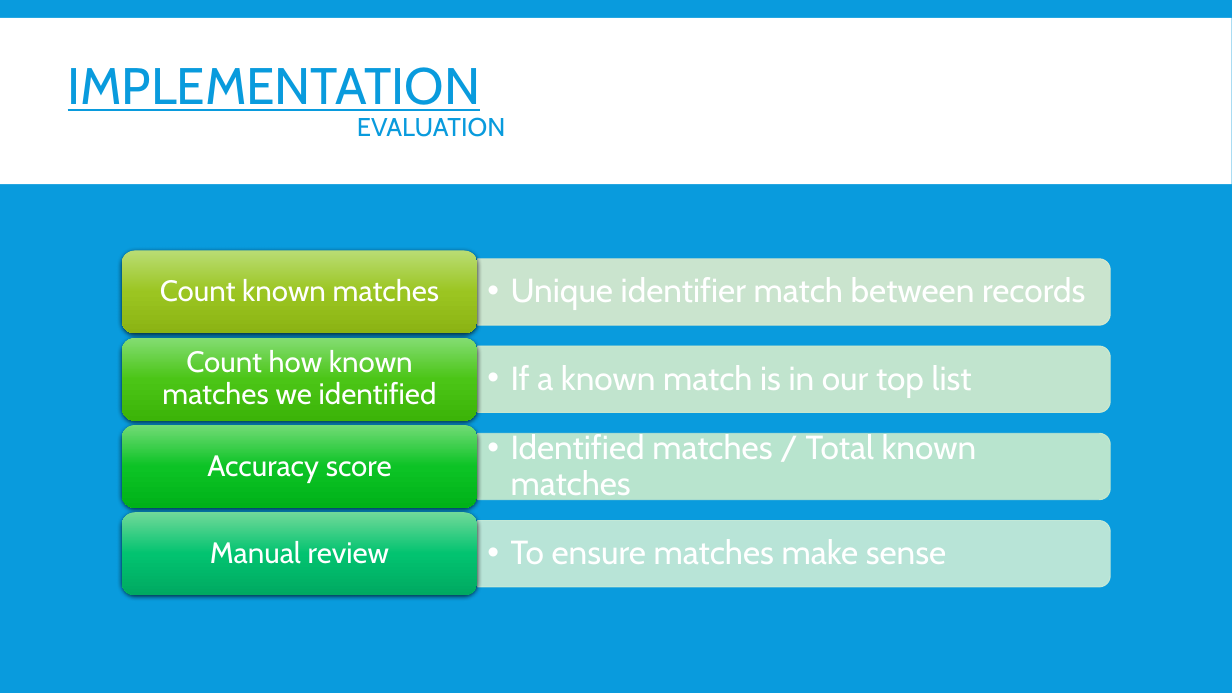
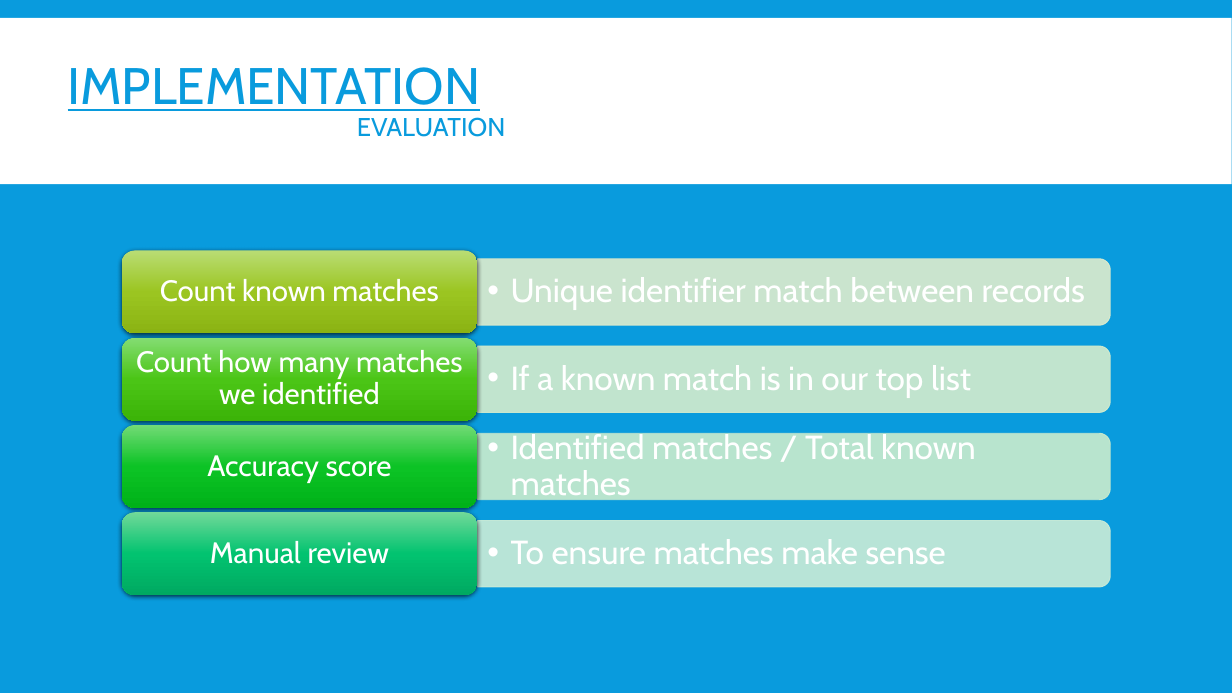
Before and after one commit to OryGregS/SeniorProject, a slide deck: slide 16 of docs/FuzzyRecordLinkage.pptx. Drawn at 1232x693 pixels with LibreOffice and Linux fonts; fonts in the diff are those of the drawing. Boxes give left, top, right and bottom in pixels: in the first picture for what was removed or moved away, otherwise in the second. Text is boxed around its words. In the diff, an @@ line names an element or a change of style, - is before the commit and + after.

```diff
--- a/docs/FuzzyRecordLinkage.pptx
+++ b/docs/FuzzyRecordLinkage.pptx
@@ text at box(136, 350, 462, 405): text changed @@
-Count how known matches we identified
+Count how many matches we identified
```
Also in this commit, not shown: 4 other slides changed, 5 other files.
